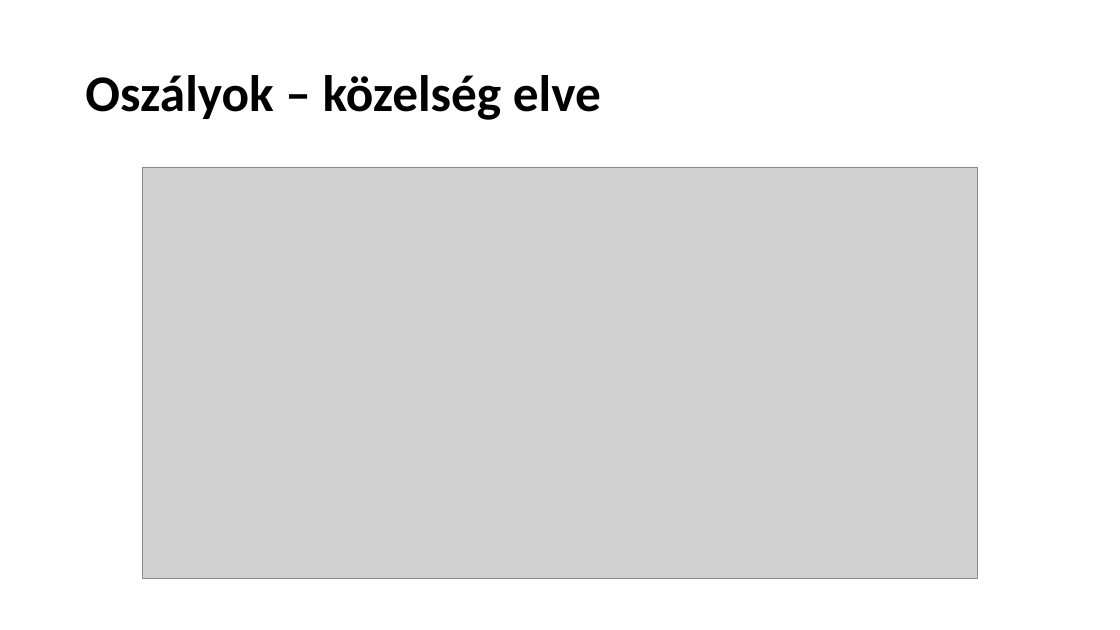
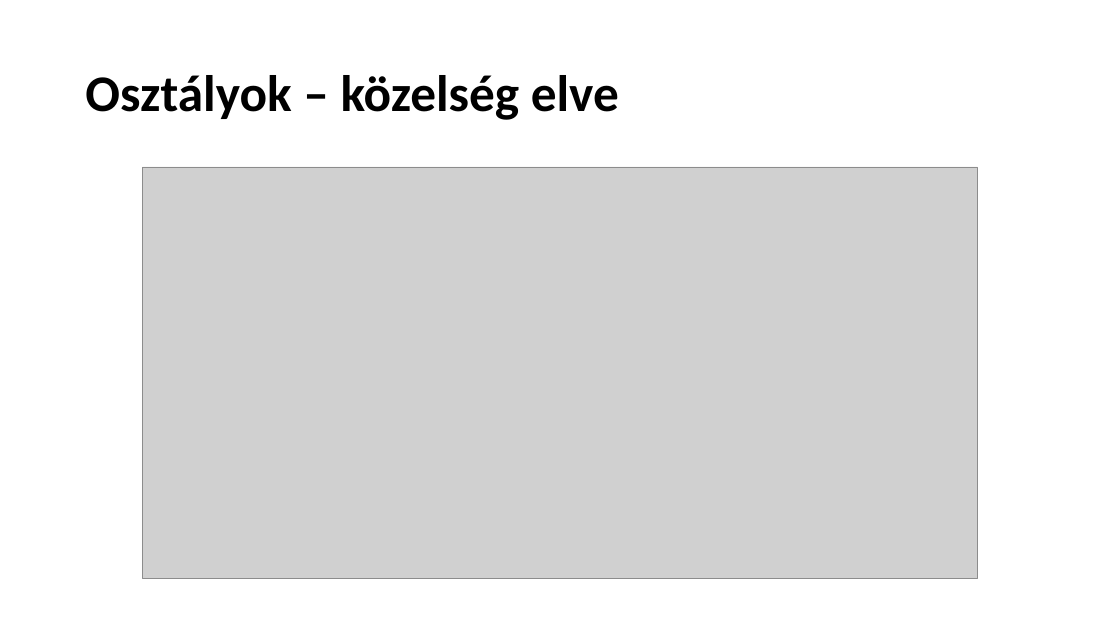
Before and after one commit to evoRegression/Regression, a slide deck: slide 26 of Presentation/04Session/Clean coding.pptx. Drawn at 1120x630 pixels with LibreOffice and Linux fonts; fonts in the diff are those of the drawing; grey boxes stand for pictures. Boxes give left, top, right and bottom in pixels: in the first picture for what was removed or moved away, otherwise in the second. Text is boxed around its words. In the diff, an @@ line names an element or a change of style, - is before the commit and + after.

Commit message:
4. Session - fixes grammar in presentation and follow SOLID principle on the examples.

```diff
--- a/Presentation/04Session/Clean coding.pptx
+++ b/Presentation/04Session/Clean coding.pptx
@@ title at <box>85,75,619,120</box>: text changed @@
-Oszályok – közelség elve
+Osztályok – közelség elve
```
Also in this commit, not shown: 7 other slides changed, 3 other files.
